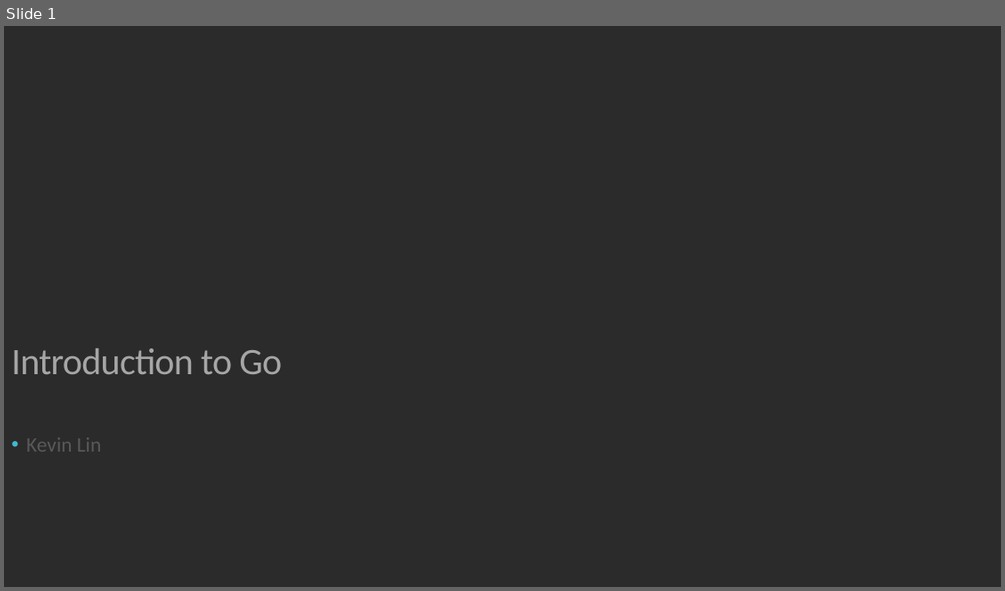
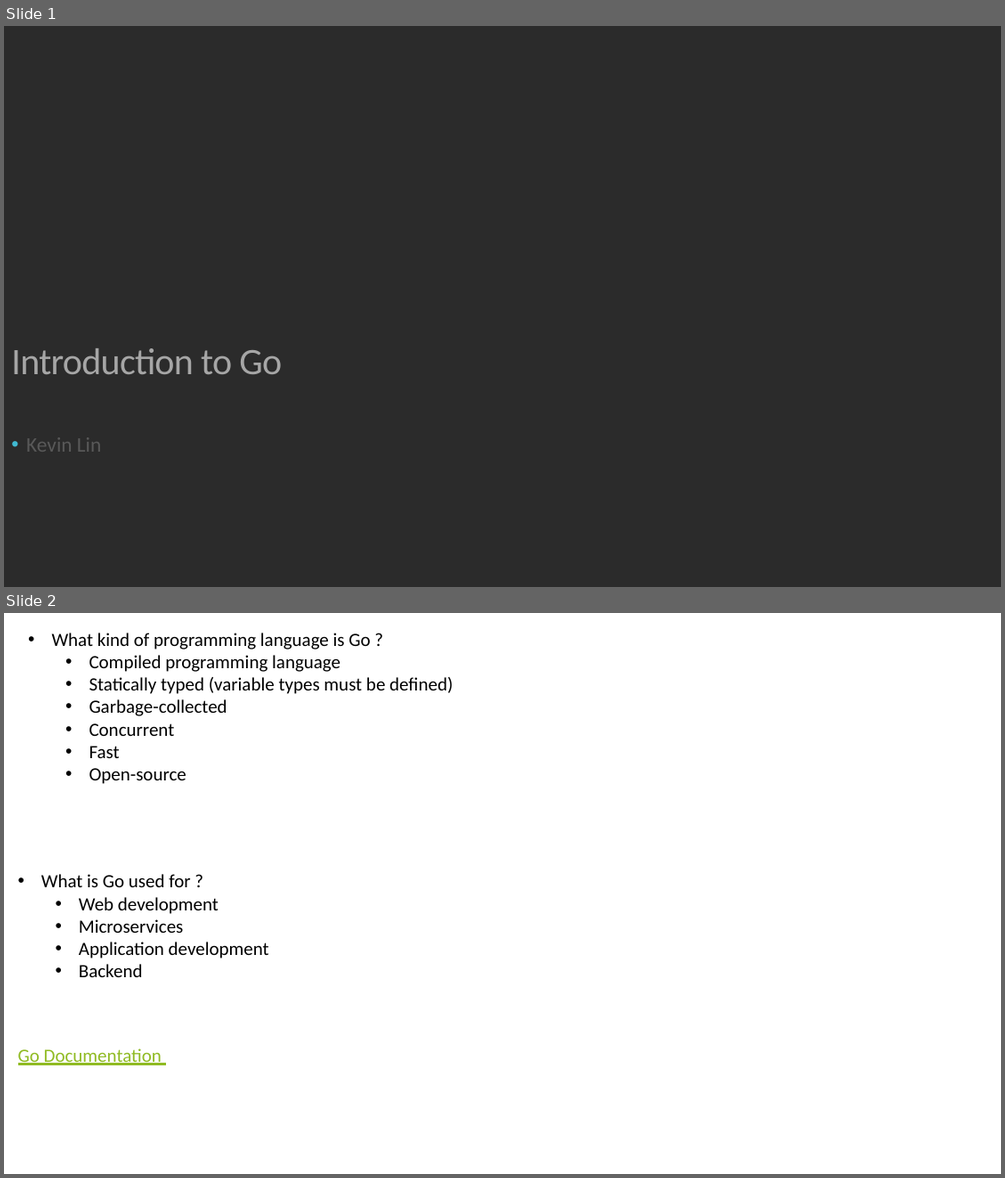
Before and after one commit to kevinlin47/Learn_Go, a slide deck: Intro_to_go/Introduction to Go.pptx. Shown one above the other, each under a label of ours: slide 1 before the commit, slides 1 and 2 after it. The pictures are 1005x591 and 1005x1178 pixels, drawn with LibreOffice and Linux fonts; fonts in the diff are those of the drawing; background and template pictures are left out; a plain dark background stands for a picture behind light text. Boxes give left, top, right and bottom in pixels: in the first picture for what was removed or moved away, otherwise in the second. Text is boxed around its words. In the diff, an @@ line names an element or a change of style, - is before the commit and + after.

```diff
--- a/Intro_to_go/Introduction to Go.pptx
+++ b/Intro_to_go/Introduction to Go.pptx
@@ slide 2 added at box(4, 613, 1001, 1174), background picture (left out) @@
@@ text added at box(52, 633, 453, 784), 18 pt, text #000000 @@
+• What kind of programming language is Go ?
+  • Compiled programming language
+  • Statically typed (variable types must be defined)
+  • Garbage-collected
+  • Concurrent
+  • Fast
+  • Open-source
@@ text added at box(41, 874, 269, 977), 18 pt, text #000000 @@
+• What is Go used for ?
+  • Web development
+  • Microservices
+  • Application development
+  • Backend
@@ text added at box(18, 1048, 162, 1065), 18 pt, text #90BB23, underline @@
+Go Documentation
```
Also in this commit, not shown: 1 other slide added.
